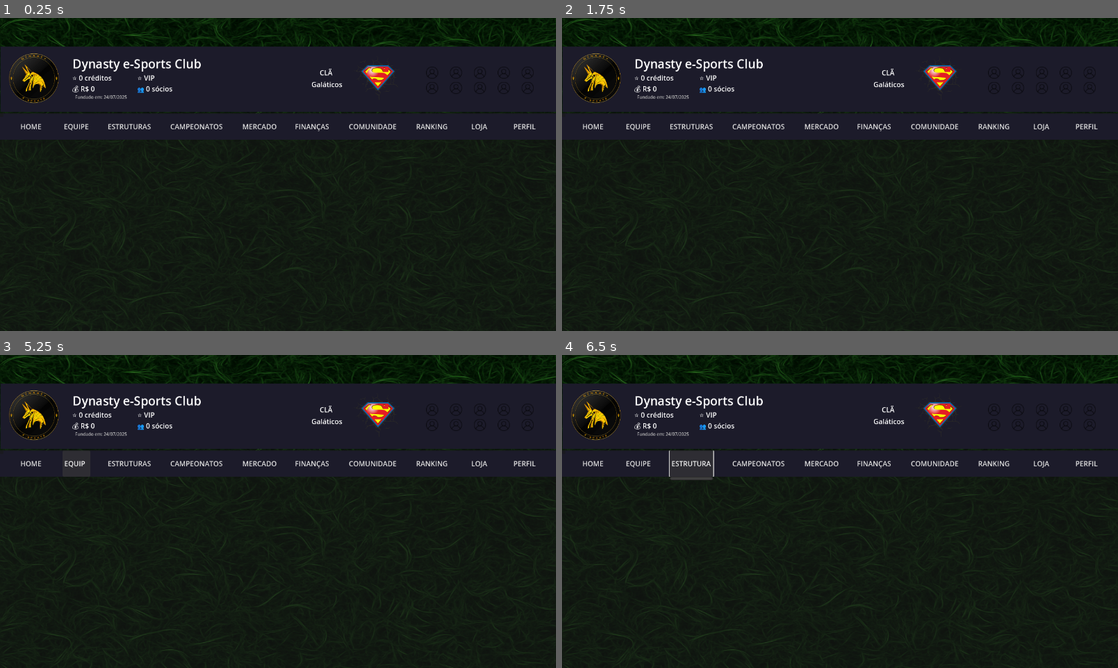
Above: before the commit, frames 1-4 (two rows, left to right).
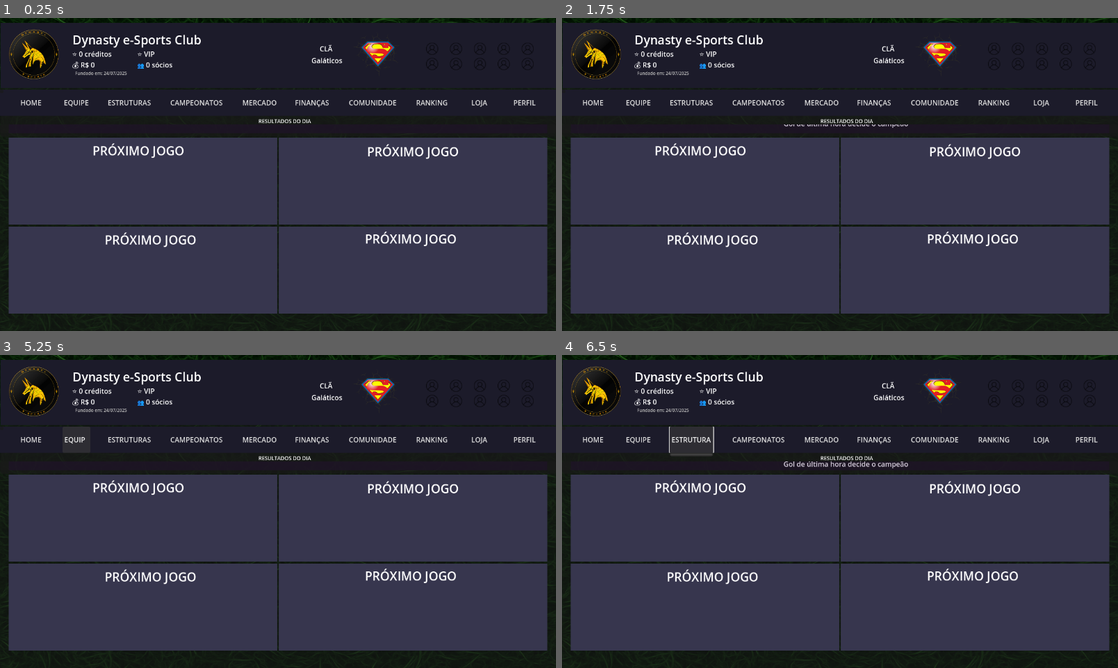
Above: after the commit, the same moments.

Repository: lithg/managolsteam
Game: Godot game, scene res://scenes/Home.tscn
The game is run twice, just before and just after one commit, with the same random seed, the same clock (stepped at 60 frames per second) and the same inputs. This scene is started directly instead of the project's main scene.
Inputs (mouse positions are in pixels of both pictures, inside the frame that each line leads up to):
- Up to frame 1 (0.25 s): no input
- Up to frame 2 (1.75 s): click (995, 74) at 0.52 s; click (1017, 74) at 1.27 s
- Up to frame 3 (5.25 s): click (478, 411) at 2.02 s; click (505, 411) at 2.77 s; click (528, 411) at 3.52 s; click "HOME" at 4.25 s; click "EQUIPE" at 5 s
- Up to frame 4 (6.5 s): click "ESTRUTURAS" at 5.75 s

The runs differ from the first frame. In frame 1, 66% of the frame differs, in the area x 0-100%, y 0-100%; in frame 2, 66%; in frame 3, 66%; in frame 4, 66%.

Commit message:
Added Home

Diff:
--- /dev/null
+++ b/TestScene.tscn
@@ -0,0 +1,41 @@
+[gd_scene load_steps=4 format=3 uid="uid://btc6b2wmj2hwn"]
+
+[ext_resource type="Script" path="res://addons/TextureRectRounded/TextureRectRounded.gd" id="1_6ut8n"]
+[ext_resource type="Texture2D" uid="uid://dvah0pf72kutf" path="res://thumbnail.webp" id="2_0nreb"]
+
+[sub_resource type="StyleBoxFlat" id="StyleBoxFlat_72lrt"]
+corner_radius_top_left = 32
+corner_radius_top_right = 32
+corner_radius_bottom_right = 32
+corner_radius_bottom_left = 32
+anti_aliasing = false
+
+[node name="TestScene" type="Control"]
+layout_mode = 3
+anchors_preset = 15
+anchor_right = 1.0
+anchor_bottom = 1.0
+grow_horizontal = 2
+grow_vertical = 2
+
+[node name="TextureRectRounded" type="Panel" parent="."]
+clip_children = 1
+layout_mode = 1
+anchors_preset = 8
+anchor_left = 0.5
+anchor_top = 0.5
+anchor_right = 0.5
+anchor_bottom = 0.5
+offset_left = -200.0
+offset_top = -100.0
+offset_right = 200.0
+offset_bottom = 100.0
+grow_horizontal = 2
+grow_vertical = 2
+theme_override_styles/panel = SubResource("StyleBoxFlat_72lrt")
+script = ExtResource("1_6ut8n")
+radius_bottom_left = 32
+radius_bottom_right = 32
+radius_top_left = 32
+radius_top_right = 32
+texture = ExtResource("2_0nreb")
--- a/scenes/ClubHeader.tscn
+++ b/scenes/ClubHeader.tscn
@@ -73,6 +73,7 @@
 stretch_mode = 5
 
 [node name="Linha1Atalhos3" type="HBoxContainer" parent="."]
+layout_mode = 0
 offset_left = 979.0
 offset_top = -119.0
 offset_right = 1229.0
--- a/scenes/Home.tscn
+++ b/scenes/Home.tscn
@@ -1,8 +1,9 @@
-[gd_scene load_steps=5 format=3 uid="uid://lup0tx2wupht"]
+[gd_scene load_steps=6 format=3 uid="uid://lup0tx2wupht"]
 
 [ext_resource type="Script" uid="uid://dh3ubkjdj82l8" path="res://scripts/Home.gd" id="1_ilu88"]
 [ext_resource type="PackedScene" uid="uid://c2at3d7kysf6f" path="res://scenes/ClubHeader.tscn" id="2_d52sk"]
 [ext_resource type="Texture2D" uid="uid://0gup60b4g8om" path="res://assets/grama-bg.png" id="2_svoro"]
+[ext_resource type="Script" uid="uid://cjdasx0vcsfqd" path="res://scripts/TickerContainer.gd" id="3_72wqp"]
 [ext_resource type="PackedScene" uid="uid://xj1sdlu6c0wr" path="res://scenes/NavBar.tscn" id="3_nqr1n"]
 
 [node name="Home" type="Control"]
@@ -10,6 +11,8 @@
 anchors_preset = 15
 anchor_right = 1.0
 anchor_bottom = 1.0
+offset_top = -55.0
+offset_bottom = -55.0
 grow_horizontal = 2
 grow_vertical = 2
 script = ExtResource("1_ilu88")
@@ -23,9 +26,9 @@
 [node name="ConteudoPrincipal" type="PanelContainer" parent="."]
 custom_minimum_size = Vector2(0, 505)
 layout_mode = 2
-offset_top = 217.0
+offset_top = 215.0
 offset_right = 1280.0
-offset_bottom = 722.0
+offset_bottom = 1025.0
 
 [node name="ClubHeader" parent="." instance=ExtResource("2_d52sk")]
 layout_mode = 2
@@ -43,3 +46,121 @@
 offset_top = 220.0
 offset_right = 1280.0
 offset_bottom = 284.0
+
+[node name="TickerContainerBackground" type="Panel" parent="."]
+clip_contents = true
+layout_mode = 0
+offset_left = 1.0
+offset_top = 280.0
+offset_right = 1281.0
+offset_bottom = 328.0
+
+[node name="LabelResultados" type="Label" parent="TickerContainerBackground"]
+layout_mode = 0
+offset_left = 594.0
+offset_top = 4.0
+offset_right = 717.0
+offset_bottom = 27.0
+theme_override_font_sizes/font_size = 12
+text = "RESULTADOS DO DIA"
+
+[node name="TickerContainer" type="Panel" parent="."]
+clip_contents = true
+layout_mode = 0
+offset_top = 300.0
+offset_right = 1280.0
+offset_bottom = 320.0
+script = ExtResource("3_72wqp")
+
+[node name="TickerLabel" type="Label" parent="TickerContainer"]
+layout_mode = 0
+offset_left = 510.0
+offset_top = 20.0
+offset_right = 798.0
+offset_bottom = 225.0
+text = "Clã Cervejeiros 4 x 0 Bar do Zé FC
+
+
+Real Pneus 2 x 2 Dinamo Leste
+
+
+Gol de última hora decide o campeão
+"
+horizontal_alignment = 1
+
+[node name="HBoxContainer" type="HBoxContainer" parent="."]
+layout_mode = 0
+offset_left = 20.0
+offset_top = 330.0
+offset_right = 1260.0
+offset_bottom = 530.0
+
+[node name="ColorRect" type="ColorRect" parent="HBoxContainer"]
+layout_mode = 2
+size_flags_horizontal = 3
+localize_numeral_system = false
+color = Color(0.216881, 0.210626, 0.305929, 1)
+
+[node name="Label" type="Label" parent="HBoxContainer/ColorRect"]
+layout_mode = 0
+offset_left = 193.0
+offset_top = 11.0
+offset_right = 404.0
+offset_bottom = 55.0
+theme_override_font_sizes/font_size = 28
+text = "PRÓXIMO JOGO"
+
+[node name="ColorRect2" type="ColorRect" parent="HBoxContainer"]
+layout_mode = 2
+size_flags_horizontal = 3
+color = Color(0.215686, 0.211765, 0.305882, 1)
+
+[node name="HBoxContainer2" type="HBoxContainer" parent="."]
+layout_mode = 0
+offset_left = 20.0
+offset_top = 535.0
+offset_right = 1260.0
+offset_bottom = 735.0
+
+[node name="ColorRect" type="ColorRect" parent="HBoxContainer2"]
+layout_mode = 2
+size_flags_horizontal = 3
+localize_numeral_system = false
+color = Color(0.216881, 0.210626, 0.305929, 1)
+
+[node name="ColorRect2" type="ColorRect" parent="HBoxContainer2"]
+layout_mode = 2
+size_flags_horizontal = 3
+color = Color(0.215686, 0.211765, 0.305882, 1)
+
+[node name="ColorRect" type="ColorRect" parent="."]
+layout_mode = 0
+offset_left = 20.0
+offset_top = 300.0
+offset_right = 1260.0
+offset_bottom = 320.0
+color = Color(0.192157, 0, 0.337255, 0.176471)
+
+[node name="Label4" type="Label" parent="."]
+offset_left = 840.0
+offset_top = 544.0
+offset_right = 1051.0
+offset_bottom = 588.0
+theme_override_font_sizes/font_size = 28
+text = "PRÓXIMO JOGO"
+
+[node name="Label2" type="Label" parent="."]
+offset_left = 845.0
+offset_top = 343.0
+offset_right = 1056.0
+offset_bottom = 387.0
+theme_override_font_sizes/font_size = 28
+text = "PRÓXIMO JOGO"
+
+[node name="Label3" type="Label" parent="."]
+offset_left = 241.0
+offset_top = 546.0
+offset_right = 452.0
+offset_bottom = 590.0
+theme_override_font_sizes/font_size = 28
+text = "PRÓXIMO JOGO"
--- /dev/null
+++ b/scenes/Loja.tscn
@@ -0,0 +1,19 @@
+[gd_scene load_steps=3 format=3 uid="uid://dhelac003bvty"]
+
+[ext_resource type="PackedScene" uid="uid://c2at3d7kysf6f" path="res://scenes/ClubHeader.tscn" id="1_rgq3o"]
+[ext_resource type="PackedScene" uid="uid://xj1sdlu6c0wr" path="res://scenes/NavBar.tscn" id="2_puyer"]
+
+[node name="Control" type="Control"]
+layout_mode = 3
+anchors_preset = 15
+anchor_right = 1.0
+anchor_bottom = 1.0
+grow_horizontal = 2
+grow_vertical = 2
+
+[node name="ClubHeader" parent="." instance=ExtResource("1_rgq3o")]
+
+[node name="NavBar" parent="." instance=ExtResource("2_puyer")]
+layout_mode = 1
+offset_top = 152.0
+offset_bottom = -68.0
--- /dev/null
+++ b/scenes/texture_rect_2.gd
@@ -0,0 +1 @@
+extends TextureRect
--- /dev/null
+++ b/scripts/TextureRectRounded.gd
@@ -0,0 +1,91 @@
+@tool
+class_name TextureRectRounded
+extends Panel
+
+@export var corner_detail: int = 8:
+	set(new_value):
+		corner_detail = new_value
+		_update_panel_values()
+
+
+@export var radius_bottom_left: int = 8:
+	set(new_value):
+		radius_bottom_left = new_value
+		_update_panel_values()
+
+
+@export var radius_bottom_right: int = 8:
+	set(new_value):
+		radius_bottom_right = new_value
+		_update_panel_values()
+
+
+@export var radius_top_left: int = 8:
+	set(new_value):
+		radius_top_left = new_value
+		_update_panel_values()
+
+
+@export var radius_top_right: int = 8:
+	set(new_value):
+		radius_top_right = new_value
+		_update_panel_values()
+
+
+@export var texture: Texture2D = null:
+	set(new_value):
+		texture = new_value
+		texture_rect.texture = texture
+
+
+@export var anti_aliasing: bool = false:
+	set(new_value):
+		anti_aliasing = new_value
+		_update_panel_values()
+
+
+@export var expand_mode: TextureRect.ExpandMode = TextureRect.ExpandMode.EXPAND_IGNORE_SIZE:
+	set(new_value):
+		expand_mode = new_value
+		texture_rect.expand_mode = expand_mode
+
+
+@export var stretch_mode: TextureRect.StretchMode = TextureRect.StretchMode.STRETCH_SCALE:
+	set(new_value):
+		stretch_mode = new_value
+		texture_rect.stretch_mode = stretch_mode
+
+
+@export var flip_h: bool = false:
+	set(new_value):
+		flip_h = new_value
+		texture_rect.flip_h = flip_h
+
+
+@export var flip_v: bool = false:
+	set(new_value):
+		flip_h = new_value
+		texture_rect.flip_v = flip_v
+
+
+var stylebox = StyleBoxFlat.new()
+var texture_rect = TextureRect.new()
+
+func _ready():
+	clip_children = CanvasItem.CLIP_CHILDREN_ONLY
+
+	add_theme_stylebox_override("panel", stylebox)
+	_update_panel_values()
+
+	texture_rect.expand_mode = expand_mode
+	texture_rect.set_anchors_and_offsets_preset(Control.PRESET_FULL_RECT)
+	add_child(texture_rect)
+
+
+func _update_panel_values():
+	stylebox.corner_radius_bottom_left = radius_bottom_left
+	stylebox.corner_radius_bottom_right = radius_bottom_right
+	stylebox.corner_radius_top_left = radius_top_left
+	stylebox.corner_radius_top_right = radius_top_right
+	stylebox.anti_aliasing = anti_aliasing
+	stylebox.corner_detail = corner_detail
--- /dev/null
+++ b/scripts/TickerContainer.gd
@@ -0,0 +1,21 @@
+extends Control
+
+@onready var ticker_label = $TickerLabel
+
+var velocidade := 20.0
+var pausado := false
+
+func _process(delta):
+	if pausado:
+		return
+
+	ticker_label.position.y += velocidade * delta
+
+	if ticker_label.position.y > size.y:
+		ticker_label.position.y = -ticker_label.size.y
+
+func _on_TickerLabel_mouse_entered():
+	pausado = true
+
+func _on_TickerLabel_mouse_exited():
+	pausado = false
Binary file added: assets/27fbef54-8126-41d2-95ba-c6e9eebdc515.png
Not shown, added: assets/27fbef54-8126-41d2-95ba-c6e9eebdc515.png.import
Binary file added: icon.png
Not shown, added: icon.png.import
Binary file added: preview.png
Not shown, added: preview.png.import
Not shown, added: scenes/texture_rect_2.gd.uid
Not shown, added: scripts/TextureRectRounded.gd.uid
Not shown, added: scripts/TickerContainer.gd.uid
Binary file added: thumbnail.webp
Not shown, added: thumbnail.webp.import
Not shown, added: LICENSE
(and 1 more such lines)
